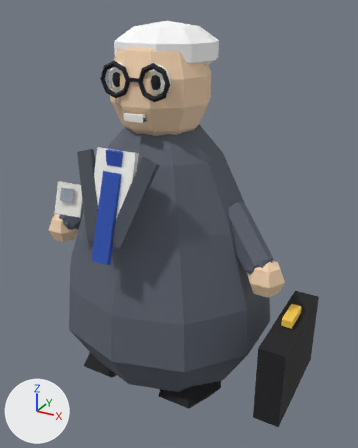
The glTF model assets/models/npc_oficinista.glb: old version first, new version second.
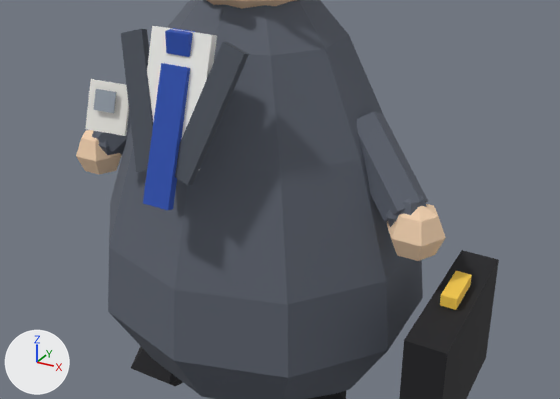
Each version appears first whole from a 50 mm camera at (0.992, -1.681, 1.579) aimed at (0.072, -0.008, 0.742), and next in a close-up on the part from 0% to 100% of the width and 29% to 86% of the height. Arrows for +X, +Y and +Z are at lower left; the lights stay in place. The last two pictures show the newer version. Where no turn or scale is listed for an object, it has been applied to the vertices.

Script lines for the objects in view, before the commit:
```python
me_mesh_17 = bpy.data.meshes.new('Mesh_17')
me_mesh_17.from_pydata(...)  # a box spanning x 0.58..0.62, y -0.14..-0.02, z 0.485..0.515
me_mesh_17.materials.append(mat_gold)  # yellow #f2c84b
me_mesh_3 = bpy.data.meshes.new('Mesh_3')
me_mesh_3.from_pydata(...)  # 16 vertices, 24 faces; spans x -0.166..0.166, y -0.43..-0.31, z 0.803..1.117
me_mesh_3.materials.append(mat_suit_lapel)  # greyish blue #4a505a
me_mesh_5 = bpy.data.meshes.new('Mesh_5')
me_mesh_5.from_pydata(...)  # 8 vertices, 12 faces; spans x -0.2492..-0.1508, y -0.3964..-0.3236, z 0.8569..0.9831
me_mesh_5.materials.append(mat_white)  # white #f6f4ee
ob_body_suit_lapel = bpy.data.objects.new('body_suit_lapel', me_mesh_3)
ob_body_suit_lapel.location = (0.0, 0.0, 0.0)
ob_body_white = bpy.data.objects.new('body_white', me_mesh_5)
ob_body_white.location = (0.0, 0.0, 0.0)
ob_briefcase_gold = bpy.data.objects.new('briefcase_gold', me_mesh_17)
ob_briefcase_gold.location = (0.0, 0.0, 0.0)
# also in view: 'body_tie' at (0.0, -0.387, 0.935); 'body_suit_grey.001' at (0.0, 0.0, 0.825); 'legs_black' at (0.0, -0.12, 0.07); 'body_suit_grey' at (0.0, 0.0, 0.3); 'arms_skin_crema' at (0.0, -0.09, 0.64)
```
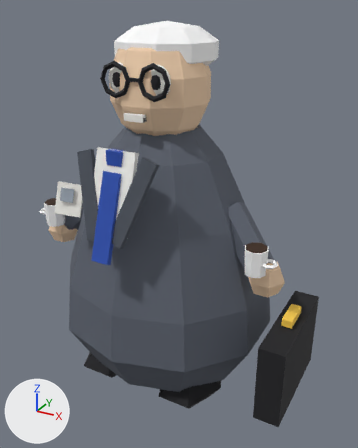
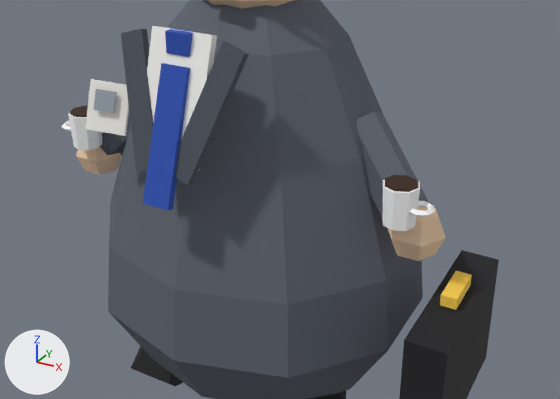
The change, as a list of edits to the scene's bpy script:
```text
Add mat_coffee:
    mat_coffee = principled_material('coffee')
    mat_coffee.base_color = (0.0423, 0.0176, 0.007)  # brown #3a2414
    mat_coffee.roughness = 0.85
Add mat_office_cup:
    mat_office_cup = principled_material('office_cup')
    mat_office_cup.base_color = (1.0, 1.0, 1.0)  # white #ffffff
    mat_office_cup.roughness = 0.85
Add me_mesh_21:
    me_mesh_21.from_pydata(...)  # an 8-sided cylinder along z spanning x -0.51..-0.43, y -0.2..-0.12, z 0.785..0.795
    me_mesh_21.materials.append(mat_coffee)  # brown #3a2414
Add me_mesh_20:
    me_mesh_20.from_pydata(...)  # 50 vertices, 96 faces; spans x -0.553..-0.425, y -0.205..-0.115, z 0.69..0.79
    me_mesh_20.materials.append(mat_office_cup)  # white #ffffff
Add me_mesh_19:
    me_mesh_19.from_pydata(...)  # an 8-sided cylinder along z spanning x 0.43..0.51, y -0.2..-0.12, z 0.785..0.795
    me_mesh_19.materials.append(mat_coffee)  # brown #3a2414
Add me_mesh_18:
    me_mesh_18.from_pydata(...)  # 50 vertices, 96 faces; spans x 0.425..0.553, y -0.205..-0.115, z 0.69..0.79
    me_mesh_18.materials.append(mat_office_cup)  # white #ffffff
Add ob_cup_right_coffee:
    ob_cup_right_coffee = bpy.data.objects.new('cup_right_coffee', me_mesh_21)
    ob_cup_right_coffee.location = (0.0, 0.0, 0.0)
Add ob_cup_right_office_cup:
    ob_cup_right_office_cup = bpy.data.objects.new('cup_right_office_cup', me_mesh_20)
    ob_cup_right_office_cup.location = (0.0, 0.0, 0.0)
Add ob_cup_left_coffee:
    ob_cup_left_coffee = bpy.data.objects.new('cup_left_coffee', me_mesh_19)
    ob_cup_left_coffee.location = (0.0, 0.0, 0.0)
Add ob_cup_left_office_cup:
    ob_cup_left_office_cup = bpy.data.objects.new('cup_left_office_cup', me_mesh_18)
    ob_cup_left_office_cup.location = (0.0, 0.0, 0.0)
```

Where the change shows, as pixel boxes [x1, y1, x2, y2] in the close-ups (560 x 399 px):
'cup_left_office_cup', added
    after: [382, 179, 435, 231]
'cup_right_office_cup', added
    after: [61, 112, 102, 150]
'cup_left_coffee', added (brown)
    after: [385, 175, 418, 192]
'cup_right_coffee', added
    after: [70, 106, 88, 117]
